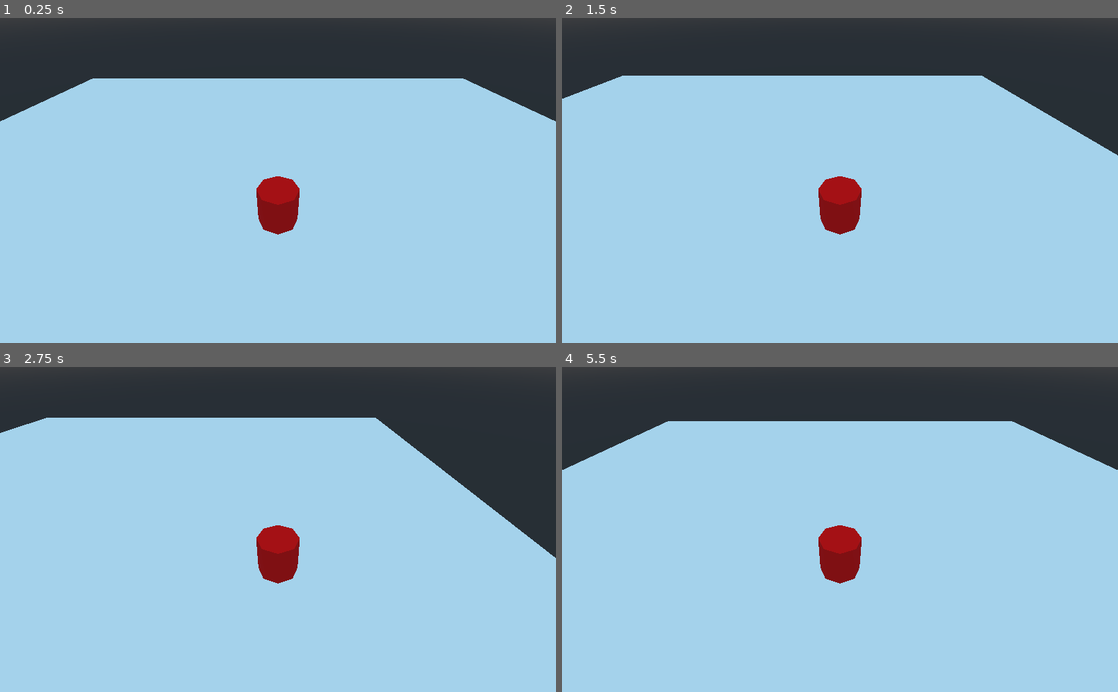
Above: before the commit, frames 1-4 (two rows, left to right).
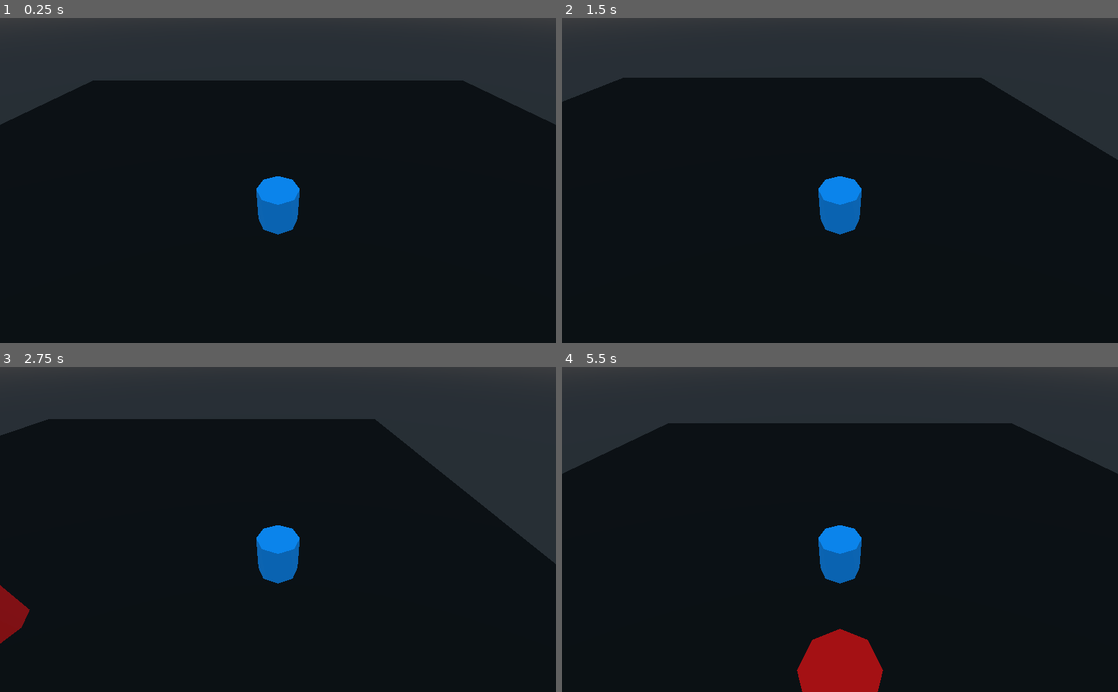
Above: after the commit, the same moments.

Repository: KamilMensik/game
Game: Godot game, scene res://test_mistnost.tscn
Two runs of this game, one before a commit and one after it. Both use one fixed random seed, a clock stepped at 60 frames per second and the inputs below.
Inputs:
- Up to frame 1 (0.25 s): no input
- Up to frame 2 (1.5 s): tap Enter (ui_accept) at 0.5, 0.77 s; hold D (ui_right) 0.53-1.28 s; hold S (ui_down) from 1.28 s (still down)
- Up to frame 3 (2.75 s): tap Enter (ui_accept) at 1.52 s; release S (ui_down) at 2.03 s; hold D (ui_right) from 2.03 s (still down)
- Up to frame 4 (5.5 s): release D (ui_right) at 2.78 s; hold W (ui_up) 2.78-3.53 s; tap Enter (ui_accept) at 3.02, 3.77, 4.52 s; hold A (ui_left) 3.53-5.03 s; hold S (ui_down) from 5.03 s (still down)

The runs differ from the first frame. In frame 1, 79% of the frame differs, in the area x 0-100%, y 18-100%; in frame 2, 79%; in frame 3, 77%; in frame 4, 80%, in the area x 0-100%, y 16-100%.

Commit message:
It works

Diff:
--- a/test_mistnost.tscn
+++ b/test_mistnost.tscn
@@ -1,15 +1,22 @@
-[gd_scene load_steps=5 format=2]
+[gd_scene load_steps=7 format=2]
 
 [ext_resource path="res://Player.gd" type="Script" id=1]
 
 [sub_resource type="CapsuleShape" id=1]
+height = 0.5
 
 [sub_resource type="SpatialMaterial" id=3]
 vertex_color_is_srgb = true
-albedo_color = Color( 1, 0, 0, 1 )
+albedo_color = Color( 0, 0.631373, 1, 1 )
 
 [sub_resource type="BoxShape" id=2]
 extents = Vector3( 25, 1, 25 )
+
+[sub_resource type="SpatialMaterial" id=5]
+albedo_color = Color( 0, 0, 0, 1 )
+
+[sub_resource type="SpatialMaterial" id=4]
+albedo_color = Color( 1, 0, 0, 1 )
 
 [node name="Spatial" type="Spatial"]
 
@@ -19,6 +26,7 @@
 jump_strenght = 7.0
 
 [node name="CollisionShape" type="CollisionShape" parent="Player"]
+transform = Transform( 1, 0, 0, 0, -4.37114e-08, -1, 0, 1, -4.37114e-08, 0, 0, 0 )
 shape = SubResource( 1 )
 
 [node name="CSGCylinder" type="CSGCylinder" parent="Player"]
@@ -36,3 +44,14 @@
 [node name="CSGBox" type="CSGBox" parent="StaticBody"]
 width = 50.0
 depth = 50.0
+material = SubResource( 5 )
+
+[node name="KinematicBody" type="KinematicBody" parent="."]
+transform = Transform( 1, 0, 0, 0, 1, 0, 0, 0, 1, 0, 3.31374, 9.01521 )
+
+[node name="CSGCylinder2" type="CSGCylinder" parent="KinematicBody"]
+height = 2.0
+material = SubResource( 4 )
+
+[node name="CollisionShape2" type="CollisionShape" parent="KinematicBody"]
+shape = SubResource( 1 )
